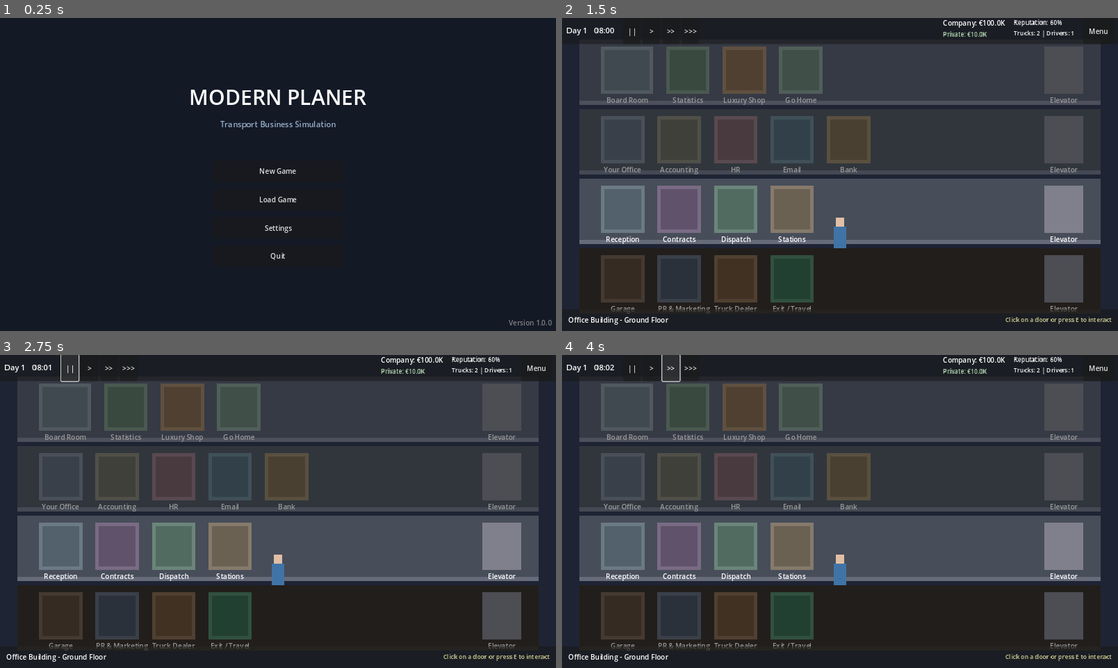
Above: before the commit, frames 1-4 (two rows, left to right).
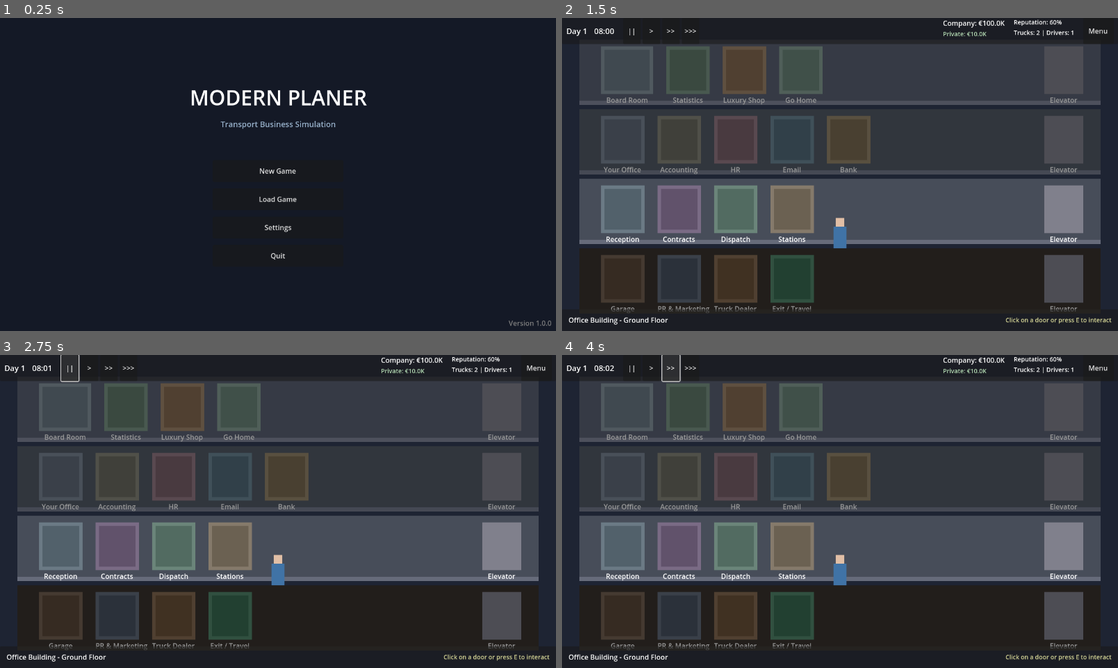
Above: after the commit, the same moments.

Repository: pinkysworld/planer
Game: Godot game, scene res://scenes/main_menu.tscn
Same seed, same stepped clock (60 frames per second), same inputs: the game is played once before the commit and once after it. Sound files missing from this copy of the repository are replaced by a short silence.
Inputs:
- Up to frame 1 (0.25 s): no input
- Up to frame 2 (1.5 s): click "New Game" at 0.5 s; click "New Game" at 1.25 s
- Up to frame 3 (2.75 s): click "||" at 2 s
- Up to frame 4 (4 s): click ">" at 2.75 s; click ">>" at 3.5 s

The runs differ from the first frame. In frame 1, 0.9% of the frame differs, in the area x 34-100%, y 22-99%; in frame 2, 1.5%; in frame 3, 1.5%; in frame 4, 1.5%, in the area x 0-99%, y 0-98%.

Commit message:
Add Der Planer-style features: mouse controls, resolution settings, classic HUD
Major improvements:
- Added SettingsManager for resolution, fullscreen, and display settings with 8 resolution options
- Implemented mouse-controlled character movement (click to move)
- Created classic Der Planer-style HUD at bottom of screen with time, money, reputation, trucks, contracts
- Updated main menu to use SettingsManager for resolution control
- Player can now click anywhere to move (point-and-click style) or use keyboard
- Settings are saved to user://settings.cfg

The game now supports dynamic resolution changing and has more authentic Der Planer controls.

Diff:
--- a/project.godot
+++ b/project.godot
@@ -19,6 +19,7 @@
 
 [autoload]
 
+SettingsManager="*res://scripts/autoload/settings_manager.gd"
 GameManager="*res://scripts/autoload/game_manager.gd"
 AudioManager="*res://scripts/autoload/audio_manager.gd"
 SaveManager="*res://scripts/autoload/save_manager.gd"
--- /dev/null
+++ b/scripts/autoload/settings_manager.gd
@@ -0,0 +1,144 @@
+extends Node
+## SettingsManager - Handles game settings including resolution, fullscreen, audio, etc.
+
+signal settings_changed()
+signal resolution_changed(width: int, height: int)
+signal fullscreen_changed(is_fullscreen: bool)
+
+# Available resolutions
+const RESOLUTIONS: Array[Vector2i] = [
+	Vector2i(800, 600),
+	Vector2i(1024, 768),
+	Vector2i(1280, 720),
+	Vector2i(1366, 768),
+	Vector2i(1600, 900),
+	Vector2i(1920, 1080),
+	Vector2i(2560, 1440),
+	Vector2i(3840, 2160)
+]
+
+# Current settings
+var current_resolution: Vector2i = Vector2i(1280, 720)
+var is_fullscreen: bool = false
+var vsync_enabled: bool = true
+var master_volume: float = 1.0
+var music_volume: float = 0.8
+var sfx_volume: float = 0.9
+
+# Config file path
+const CONFIG_PATH: String = "user://settings.cfg"
+
+func _ready() -> void:
+	load_settings()
+	apply_settings()
+
+func load_settings() -> void:
+	var config = ConfigFile.new()
+	var err = config.load(CONFIG_PATH)
+
+	if err != OK:
+		# Use defaults
+		return
+
+	current_resolution.x = config.get_value("display", "resolution_x", 1280)
+	current_resolution.y = config.get_value("display", "resolution_y", 720)
+	is_fullscreen = config.get_value("display", "fullscreen", false)
+	vsync_enabled = config.get_value("display", "vsync", true)
+
+	master_volume = config.get_value("audio", "master_volume", 1.0)
+	music_volume = config.get_value("audio", "music_volume", 0.8)
+	sfx_volume = config.get_value("audio", "sfx_volume", 0.9)
+
+func save_settings() -> void:
+	var config = ConfigFile.new()
+
+	config.set_value("display", "resolution_x", current_resolution.x)
+	config.set_value("display", "resolution_y", current_resolution.y)
+	config.set_value("display", "fullscreen", is_fullscreen)
+	config.set_value("display", "vsync", vsync_enabled)
+
+	config.set_value("audio", "master_volume", master_volume)
+	config.set_value("audio", "music_volume", music_volume)
+	config.set_value("audio", "sfx_volume", sfx_volume)
+
+	config.save(CONFIG_PATH)
+
+func apply_settings() -> void:
+	# Apply resolution
+	if is_fullscreen:
+		DisplayServer.window_set_mode(DisplayServer.WINDOW_MODE_FULLSCREEN)
+	else:
+		DisplayServer.window_set_mode(DisplayServer.WINDOW_MODE_WINDOWED)
+		DisplayServer.window_set_size(current_resolution)
+		# Center window
+		var screen_size = DisplayServer.screen_get_size()
+		var window_pos = (screen_size - current_resolution) / 2
+		DisplayServer.window_set_position(window_pos)
+
+	# Apply vsync
+	if vsync_enabled:
+		DisplayServer.window_set_vsync_mode(DisplayServer.VSYNC_ENABLED)
+	else:
+		DisplayServer.window_set_vsync_mode(DisplayServer.VSYNC_DISABLED)
+
+	# Apply audio volumes
+	_apply_audio_volumes()
+
+	emit_signal("settings_changed")
+
+func _apply_audio_volumes() -> void:
+	if AudioServer.get_bus_index("Master") != -1:
+		AudioServer.set_bus_volume_db(AudioServer.get_bus_index("Master"),
+			linear_to_db(master_volume))
+
+	if AudioServer.get_bus_index("Music") != -1:
+		AudioServer.set_bus_volume_db(AudioServer.get_bus_index("Music"),
+			linear_to_db(music_volume))
+
+	if AudioServer.get_bus_index("SFX") != -1:
+		AudioServer.set_bus_volume_db(AudioServer.get_bus_index("SFX"),
+			linear_to_db(sfx_volume))
+
+func set_resolution(width: int, height: int) -> void:
+	current_resolution = Vector2i(width, height)
+	apply_settings()
+	save_settings()
+	emit_signal("resolution_changed", width, height)
+
+func set_fullscreen(enabled: bool) -> void:
+	is_fullscreen = enabled
+	apply_settings()
+	save_settings()
+	emit_signal("fullscreen_changed", enabled)
+
+func toggle_fullscreen() -> void:
+	set_fullscreen(not is_fullscreen)
+
+func set_vsync(enabled: bool) -> void:
+	vsync_enabled = enabled
+	apply_settings()
+	save_settings()
+
+func set_master_volume(volume: float) -> void:
+	master_volume = clamp(volume, 0.0, 1.0)
+	_apply_audio_volumes()
+	save_settings()
+
+func set_music_volume(volume: float) -> void:
+	music_volume = clamp(volume, 0.0, 1.0)
+	_apply_audio_volumes()
+	save_settings()
+
+func set_sfx_volume(volume: float) -> void:
+	sfx_volume = clamp(volume, 0.0, 1.0)
+	_apply_audio_volumes()
+	save_settings()
+
+func get_resolution_index() -> int:
+	for i in range(RESOLUTIONS.size()):
+		if RESOLUTIONS[i] == current_resolution:
+			return i
+	return 2  # Default to 1280x720
+
+func get_resolution_string(resolution: Vector2i) -> String:
+	return "%d x %d" % [resolution.x, resolution.y]
--- a/scripts/game/player_character.gd
+++ b/scripts/game/player_character.gd
@@ -2,12 +2,30 @@
 ## PlayerCharacter - The player's avatar that walks around the building
 
 @export var speed: float = 200.0
+@export var click_threshold: float = 10.0  # Stop moving when this close to target
 
 var interaction_area: Area2D
 var facing_direction: int = 1  # 1 = right, -1 = left
 
+# Mouse-controlled movement
+var target_position: Vector2 = Vector2.ZERO
+var is_moving_to_target: bool = false
+
 func _ready() -> void:
 	interaction_area = get_node_or_null("InteractionArea")
+	target_position = global_position
+
+func _unhandled_input(event: InputEvent) -> void:
+	if GameManager.is_paused:
+		return
+
+	# Mouse click movement
+	if event is InputEventMouseButton:
+		if event.button_index == MOUSE_BUTTON_LEFT and event.pressed:
+			# Get the click position in the game world
+			target_position = get_global_mouse_position()
+			target_position.y = global_position.y  # Keep same Y level
+			is_moving_to_target = true
 
 func _physics_process(delta: float) -> void:
 	if GameManager.is_paused:
@@ -15,18 +33,32 @@
 
 	var direction = 0.0
 
-	if Input.is_action_pressed("move_left"):
-		direction = -1.0
-		facing_direction = -1
-	elif Input.is_action_pressed("move_right"):
-		direction = 1.0
-		facing_direction = 1
+	# Priority: Mouse movement first, then keyboard
+	if is_moving_to_target:
+		var distance_to_target = global_position.distance_to(target_position)
+
+		if distance_to_target < click_threshold:
+			# Reached target
+			is_moving_to_target = false
+			velocity.x = 0
+		else:
+			# Move towards target
+			direction = sign(target_position.x - global_position.x)
+			facing_direction = int(direction)
+	else:
+		# Keyboard controls (backup method)
+		if Input.is_action_pressed("move_left"):
+			direction = -1.0
+			facing_direction = -1
+		elif Input.is_action_pressed("move_right"):
+			direction = 1.0
+			facing_direction = 1
 
 	velocity.x = direction * speed
 
 	# Update visual direction
 	if direction != 0:
-		scale.x = facing_direction
+		scale.x = abs(scale.x) * facing_direction
 
 	move_and_slide()
 
--- /dev/null
+++ b/scripts/ui/classic_hud.gd
@@ -0,0 +1,167 @@
+extends CanvasLayer
+## ClassicHUD - Der Planer-style HUD at bottom of screen
+
+@onready var bottom_panel: ColorRect
+@onready var time_label: Label
+@onready var date_label: Label
+@onready var money_label: Label
+@onready var reputation_label: Label
+@onready var trucks_label: Label
+@onready var contracts_label: Label
+@onready var hint_label: Label
+
+const PANEL_HEIGHT: int = 100
+const PANEL_COLOR: Color = Color(0.15, 0.2, 0.25, 0.95)
+const TEXT_COLOR: Color = Color(0.9, 0.95, 1.0)
+const VALUE_COLOR: Color = Color(0.4, 1.0, 0.5)
+const URGENT_COLOR: Color = Color(1.0, 0.4, 0.4)
+
+func _ready() -> void:
+	_create_ui()
+	GameManager.money_changed.connect(_on_money_changed)
+	GameManager.reputation_changed.connect(_on_reputation_changed)
+	EventBus.day_passed.connect(_update_date)
+	_update_all()
+
+func _create_ui() -> void:
+	# Bottom panel
+	bottom_panel = ColorRect.new()
+	bottom_panel.color = PANEL_COLOR
+	bottom_panel.set_anchors_and_offsets_preset(Control.PRESET_BOTTOM_WIDE)
+	bottom_panel.size.y = PANEL_HEIGHT
+	bottom_panel.offset_top = -PANEL_HEIGHT
+	add_child(bottom_panel)
+
+	# Container for info
+	var hbox = HBoxContainer.new()
+	hbox.set_anchors_preset(Control.PRESET_FULL_RECT)
+	hbox.add_theme_constant_override("separation", 25)
+	hbox.offset_left = 20
+	hbox.offset_right = -20
+	hbox.offset_top = 10
+	hbox.offset_bottom = -10
+	bottom_panel.add_child(hbox)
+
+	# Date & Time section
+	var time_section = _create_info_section("TIME", "09:00")
+	time_label = time_section.get_node("Value")
+	hbox.add_child(time_section)
+
+	var date_section = _create_info_section("DATE", "Day 1")
+	date_label = date_section.get_node("Value")
+	hbox.add_child(date_section)
+
+	# Money section
+	var money_section = _create_info_section("MONEY", "€50,000")
+	money_label = money_section.get_node("Value")
+	money_label.add_theme_color_override("font_color", VALUE_COLOR)
+	hbox.add_child(money_section)
+
+	# Reputation section
+	var rep_section = _create_info_section("REPUTATION", "100%")
+	reputation_label = rep_section.get_node("Value")
+	reputation_label.add_theme_color_override("font_color", VALUE_COLOR)
+	hbox.add_child(rep_section)
+
+	# Trucks section
+	var trucks_section = _create_info_section("TRUCKS", "0")
+	trucks_label = trucks_section.get_node("Value")
+	hbox.add_child(trucks_section)
+
+	# Contracts section
+	var contracts_section = _create_info_section("CONTRACTS", "0")
+	contracts_label = contracts_section.get_node("Value")
+	hbox.add_child(contracts_section)
+
+	# Spacer
+	var spacer = Control.new()
+	spacer.size_flags_horizontal = Control.SIZE_EXPAND_FILL
+	hbox.add_child(spacer)
+
+	# Hint label (right side)
+	hint_label = Label.new()
+	hint_label.text = "Click to move • Click doors to enter"
+	hint_label.add_theme_color_override("font_color", Color(0.7, 0.8, 0.9))
+	hint_label.add_theme_font_size_override("font_size", 14)
+	hint_label.vertical_alignment = VERTICAL_ALIGNMENT_CENTER
+	hbox.add_child(hint_label)
+
+func _create_info_section(title: String, value: String) -> VBoxContainer:
+	var vbox = VBoxContainer.new()
+	vbox.add_theme_constant_override("separation", 2)
+
+	var title_label = Label.new()
+	title_label.text = title
+	title_label.add_theme_color_override("font_color", TEXT_COLOR)
+	title_label.add_theme_font_size_override("font_size", 12)
+	vbox.add_child(title_label)
+
+	var value_label = Label.new()
+	value_label.name = "Value"
+	value_label.text = value
+	value_label.add_theme_color_override("font_color", TEXT_COLOR)
+	value_label.add_theme_font_size_override("font_size", 18)
+	vbox.add_child(value_label)
+
+	return vbox
+
+func _update_all() -> void:
+	_update_time()
+	_update_date()
+	_update_money()
+	_update_reputation()
+	_update_trucks()
+	_update_contracts()
+
+func _process(delta: float) -> void:
+	_update_time()
+
+func _update_time() -> void:
+	if time_label:
+		var hour = GameManager.current_hour
+		var minute = GameManager.current_minute
+		time_label.text = "%02d:%02d" % [hour, minute]
+
+func _update_date() -> void:
+	if date_label:
+		date_label.text = "Day %d" % GameManager.current_day
+
+func _on_money_changed(company: float, private: float) -> void:
+	_update_money()
+
+func _update_money() -> void:
+	if money_label:
+		money_label.text = "€%s" % _format_money(GameManager.company_money)
+
+func _on_reputation_changed(new_rep: float) -> void:
+	_update_reputation()
+
+func _update_reputation() -> void:
+	if reputation_label:
+		reputation_label.text = "%.0f%%" % GameManager.company_reputation
+
+func _update_trucks() -> void:
+	if trucks_label:
+		var available = GameManager.trucks.filter(func(t): return t.is_available).size()
+		trucks_label.text = "%d/%d" % [available, GameManager.trucks.size()]
+
+func _update_contracts() -> void:
+	if contracts_label:
+		var active = GameManager.contracts.filter(func(c): return c.status == "accepted").size()
+		contracts_label.text = "%d" % active
+
+func show_hint(text: String) -> void:
+	if hint_label:
+		hint_label.text = text
+
+func hide_hint() -> void:
+	if hint_label:
+		hint_label.text = "Click to move • Click doors to enter"
+
+func _format_money(amount: float) -> String:
+	if amount >= 1000000:
+		return "%.1fM" % (amount / 1000000.0)
+	elif amount >= 1000:
+		return "%.1fK" % (amount / 1000.0)
+	else:
+		return "%.0f" % amount
--- a/scripts/ui/main_menu.gd
+++ b/scripts/ui/main_menu.gd
@@ -75,8 +75,20 @@
 	$SettingsPanel/Panel/VBox/SFXHBox/SFXSlider.value = settings.sfx_volume
 	$SettingsPanel/Panel/VBox/SFXHBox/SFXToggle.button_pressed = settings.sfx_enabled
 
-	var is_fullscreen = DisplayServer.window_get_mode() == DisplayServer.WINDOW_MODE_FULLSCREEN
-	$SettingsPanel/Panel/VBox/FullscreenHBox/FullscreenToggle.button_pressed = is_fullscreen
+	# Load fullscreen and resolution settings from SettingsManager
+	$SettingsPanel/Panel/VBox/FullscreenHBox/FullscreenToggle.button_pressed = SettingsManager.is_fullscreen
+
+	# Update resolution option button if it exists
+	var res_option = $SettingsPanel/Panel/VBox/ResolutionHBox/ResolutionOption
+	if res_option:
+		res_option.clear()
+		var current_index = 0
+		for i in range(SettingsManager.RESOLUTIONS.size()):
+			var res = SettingsManager.RESOLUTIONS[i]
+			res_option.add_item(SettingsManager.get_resolution_string(res))
+			if res == SettingsManager.current_resolution:
+				current_index = i
+		res_option.select(current_index)
 
 func _on_music_volume_changed(value: float) -> void:
 	AudioManager.set_music_volume(value)
@@ -91,10 +103,11 @@
 	AudioManager.set_sfx_enabled(enabled)
 
 func _on_fullscreen_toggled(enabled: bool) -> void:
-	if enabled:
-		DisplayServer.window_set_mode(DisplayServer.WINDOW_MODE_FULLSCREEN)
-	else:
-		DisplayServer.window_set_mode(DisplayServer.WINDOW_MODE_WINDOWED)
+	SettingsManager.set_fullscreen(enabled)
+
+func _on_resolution_selected(index: int) -> void:
+	var resolution = SettingsManager.RESOLUTIONS[index]
+	SettingsManager.set_resolution(resolution.x, resolution.y)
 
 func _on_settings_back_pressed() -> void:
 	AudioManager.play_sfx("click")
